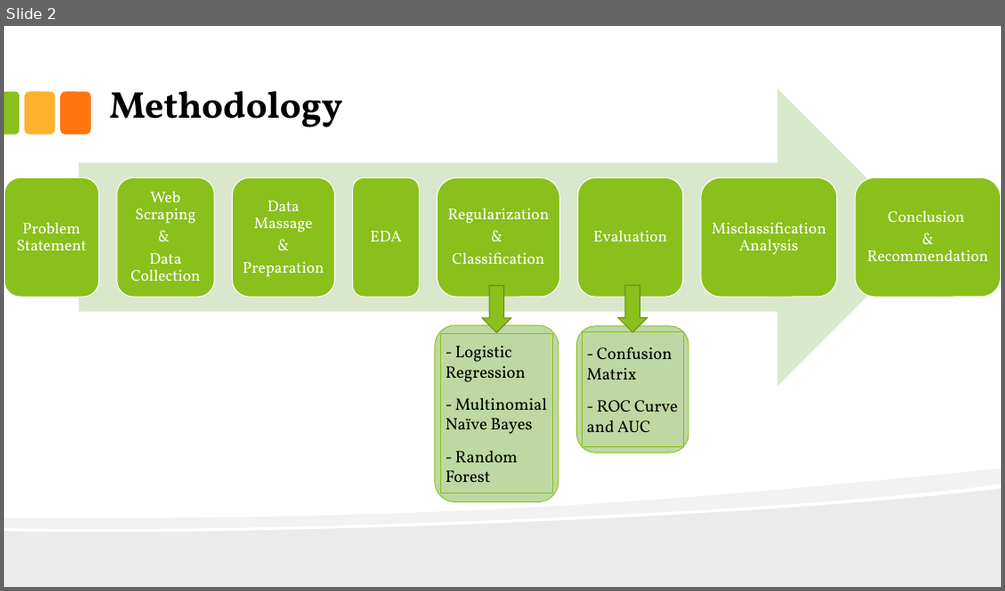
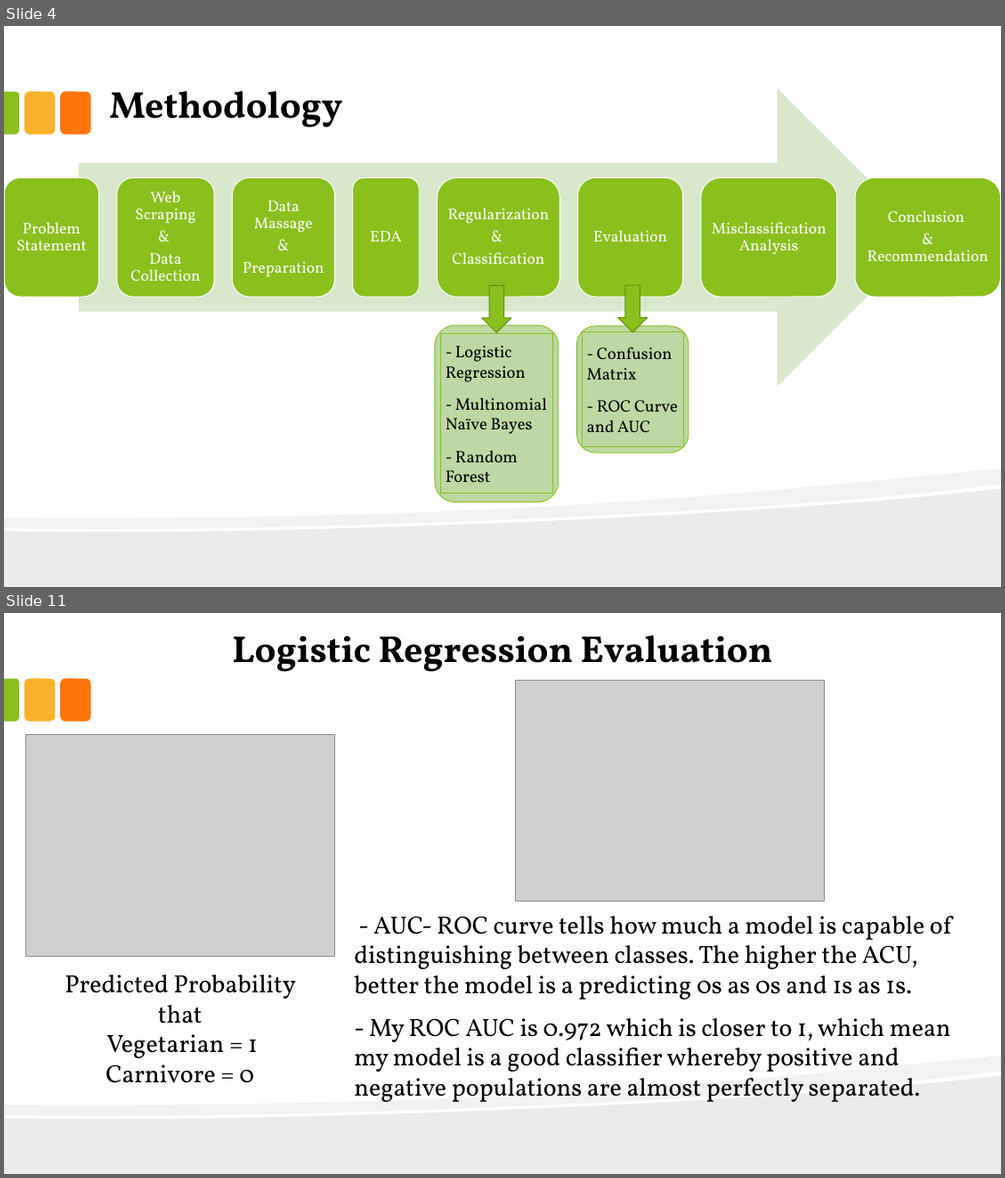
Before and after one commit to JackFongNew/dsiprojects, a slide deck: Vegetarian and Carnivore Classification/Vegetarian and Carnivore Classification.pptx. Shown one above the other, each under a label of ours: slide 2 before the commit, slides 4 and 11 after it; the slides between them are not shown. The pictures are 1005x591 and 1005x1178 pixels, drawn with LibreOffice and Linux fonts; fonts in the diff are those of the drawing; grey boxes stand for pictures. Boxes give left, top, right and bottom in pixels: in the first picture for what was removed or moved away, otherwise in the second. Text is boxed around its words. In the diff, an @@ line names an element or a change of style, - is before the commit and + after.

```diff
--- a/Vegetarian and Carnivore Classification/Vegetarian and Carnivore Classification.pptx
+++ b/Vegetarian and Carnivore Classification/Vegetarian and Carnivore Classification.pptx
@@ slide 11 added at box(4, 613, 1001, 1174), background #FFFFFF; not listed: 5 template elements that a slide beside it also shows @@
@@ text added at box(232, 635, 773, 672), 36 pt, text #000000, bold @@
+Logistic Regression Evaluation
@@ picture added at box(516, 681, 825, 900) @@
@@ picture added at box(25, 734, 334, 956) @@
@@ text added at box(354, 916, 951, 1102), 24 pt, text #000000 @@
+- AUC- ROC curve tells how much a model is capable of distinguishing between classes. The higher the ACU, better the model is a predicting 0s as 0s and 1s as 1s.
+- My ROC AUC is 0.972 which is closer to 1, which mean my model is a good classifier whereby positive and negative populations are almost perfectly separated.
@@ text added at box(65, 974, 296, 1083), 24 pt, text #000000 @@
+Predicted Probability that
+Vegetarian = 1 Carnivore = 0
@@ what was slide 2 is now slide 4 @@
```
Also in this commit, not shown: 10 slides changed, 2 other slides added, 1 slide removed, 1 other file.
